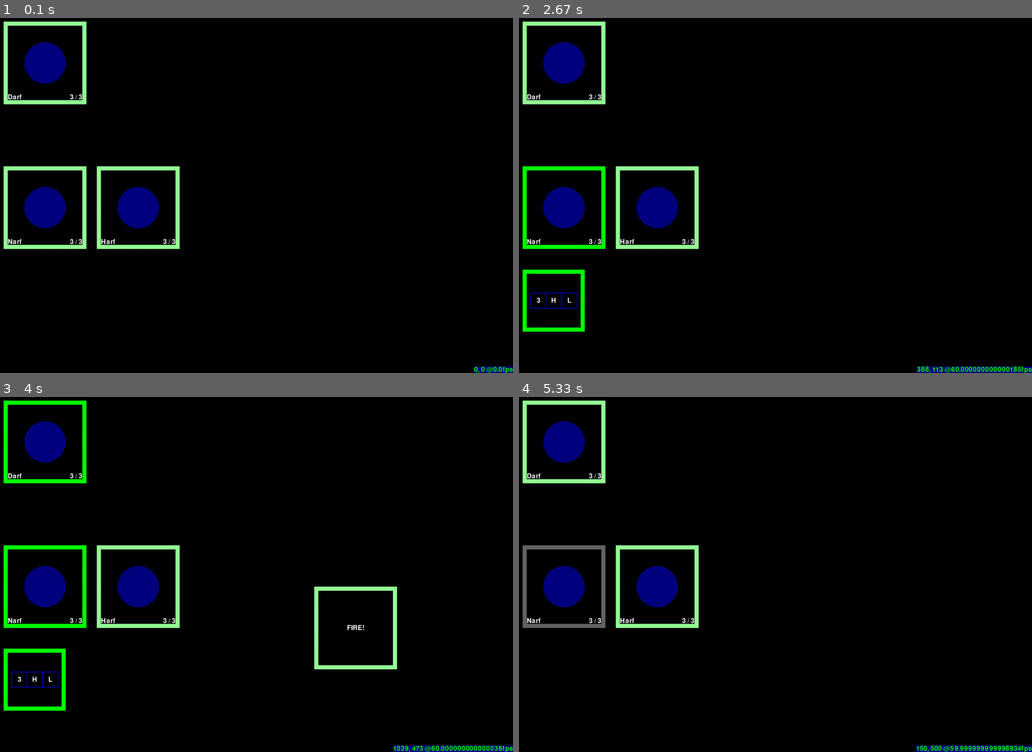
Above: before the commit, frames 1-4 (two rows, left to right).
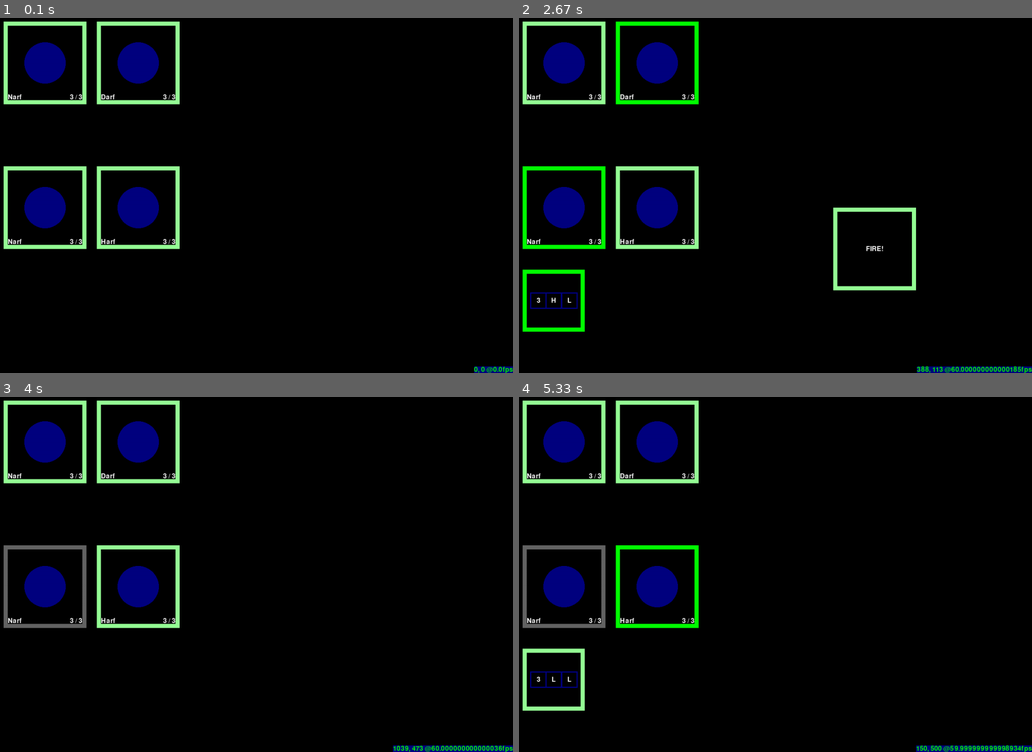
Above: after the commit, the same moments.

Repository: ErikRoelofs/pygame-tryout
Game: pygame game, started from game.py
Same seed, same stepped clock (60 frames per second), same inputs: the game is played once before the commit and once after it.
Inputs (mouse positions are in pixels of both pictures, inside the frame that each line leads up to):
- Up to frame 1 (0.1 s): no input
- Up to frame 2 (2.67 s): click (565, 206) at 0.38 s; press the mouse at (554, 302) at 0.7 s; move the mouse to (749, 188) at 0.8 s; release the mouse at (944, 78) at 0.93 s; press the mouse at (554, 302) at 1.03 s; move the mouse to (683, 266) at 1.13 s; release the mouse at (811, 234) at 1.27 s; press the mouse at (565, 206) at 1.37 s; move the mouse to (585, 160) at 1.47 s; release the mouse at (611, 110) at 1.6 s; click (575, 277) at 1.72 s; press the mouse at (565, 206) at 2.03 s; move the mouse to (662, 262) at 2.13 s; release the mouse at (754, 316) at 2.27 s; press the mouse at (565, 206) at 2.37 s; move the mouse to (611, 128) at 2.47 s; release the mouse at (662, 46) at 2.6 s
- Up to frame 3 (4 s): press the mouse at (35, 681) at 2.7 s; move the mouse to (143, 620) at 2.8 s; release the mouse at (246, 563) at 2.93 s; press the mouse at (138, 585) at 3.03 s; move the mouse to (251, 610) at 3.13 s; release the mouse at (364, 631) at 3.27 s; click (46, 432) at 3.38 s; press the mouse at (46, 443) at 3.7 s; move the mouse to (230, 507) at 3.8 s; release the mouse at (410, 574) at 3.93 s
- Up to frame 4 (5.33 s): click (872, 627) at 4.05 s; press the mouse at (565, 585) at 4.6 s; move the mouse to (606, 592) at 4.7 s; release the mouse at (647, 599) at 4.83 s; press the mouse at (657, 585) at 4.93 s; move the mouse to (657, 634) at 5.03 s; release the mouse at (652, 684) at 5.17 s; press the mouse at (565, 585) at 5.27 s

The runs differ from the first frame. In frame 1, 1.6% of the frame differs, in the area x 1-36%, y 0-25%; in frame 2, 2.4%; in frame 3, 4.7%, in the area x 0-78%, y 0-89%; in frame 4, 3.1%.

Commit message:
Copying objects - traits & library work now

Diff:
--- a/classes.py
+++ b/classes.py
@@ -1,4 +1,4 @@
-import random, event
+import random, event, copy
 
 
 # ship states
@@ -47,6 +47,8 @@
         assert weapon in self.actions, "Cannot fire a weapon that is not on the ship!"
         self.spend()
         weapon.spend()
+
+        weapon = copy.deepcopy(weapon)
 
         # apply my traits that modify my attacks
         for trait in self.traits:
@@ -122,18 +124,27 @@
 
 class Attack:
     def __init__(self, attacker, weapon, target):
-        self.attacker = attacker
-        self.weapon = weapon
-        self.target = target
+        self._attacker = attacker
+        self._weapon = weapon
+        self._target = target
         self.results = []
         self.applied = False
-        for i in range(0, self.weapon.rolls):
+        for i in range(0, self._weapon.rolls):
             self.results.append(random.randint(1, 6))
+
+    def attacker(self):
+        return self._attacker
+
+    def target(self):
+        return self._target
+
+    def weapon(self):
+        return self._weapon
 
     def apply(self):
         assert not self.applied, "This attack has already been applied!"
         self.applied = True
-        self.target.resolveAttackOnMe(self.attacker, self.weapon, self.results)
+        self._target.resolveAttackOnMe(self._attacker, self._weapon, self.results)
 
 class Trait:
     def applyToOwner(self, ship):
--- a/game.py
+++ b/game.py
@@ -86,7 +86,7 @@
 	library = shiplibrary.Library(mounts, (WEAPON_LASER, WEAPON_KINETIC, WEAPON_GUIDED),eventControl)
 
 	playerShips = [library.shipByName("Narf"),library.shipByName("Harf")]
-	opponentShips = [library.shipByName("Darf")]
+	opponentShips = [library.shipByName("Narf"),library.shipByName("Darf")]
 	eventControl.setShipLists(playerShips, opponentShips)
 
 	# main loop
@@ -134,8 +134,8 @@
 				DISPLAYSURF.blit(image, (CONFIRM_LEFT_MARGIN, CONFIRM_TOP_MARGIN))
 				if mouseClicked and confirmHovered and selectedShip.available() and selectedAction.available():
 					attack = selectedShip.performAttack(selectedAction, selectedOpponent)
-					currentAnimations.append(animations.TestAnimation(getShipRectByShip(selectedShip, playerShips,True), getShipRectByShip(selectedOpponent, opponentShips, False), selectedAction.mount.damage(), selectedAction.rolls))
-					currentAnimations.append(dice.DiceTray(fontObj, attack.results, selectedAction.mount.accuracy()))
+					currentAnimations.append(animations.TestAnimation(getShipRectByShip(attack.attacker(), playerShips,True), getShipRectByShip(attack.target(), opponentShips, False), attack.weapon().mount.damage(), attack.weapon().rolls))
+					currentAnimations.append(dice.DiceTray(fontObj, attack.results, attack.weapon().mount.accuracy()))
 					selectedShip = None
 					selectedAction = None
 					selectedOpponent = None
--- a/shiplibrary.py
+++ b/shiplibrary.py
@@ -1,4 +1,4 @@
-import classes
+import classes, copy
 
 class Library:
     def __init__(self, mounts, weaponTypes, event):
@@ -8,10 +8,10 @@
         self.ships.append(classes.Ship("Darf", 3, (classes.Evasive(10), ), (classes.Weapon(3, mounts[0], weaponTypes[0]),), event))
 
     def ship(self, index):
-        return self.ships[index]
+        return copy.copy(self.ships[index])
 
     def shipByName(self, name):
         for ship in self.ships:
             if ship.name() == name:
-                return ship
+                return copy.copy(ship)
         raise IndexError("No ship registered by the name of: " + name)
